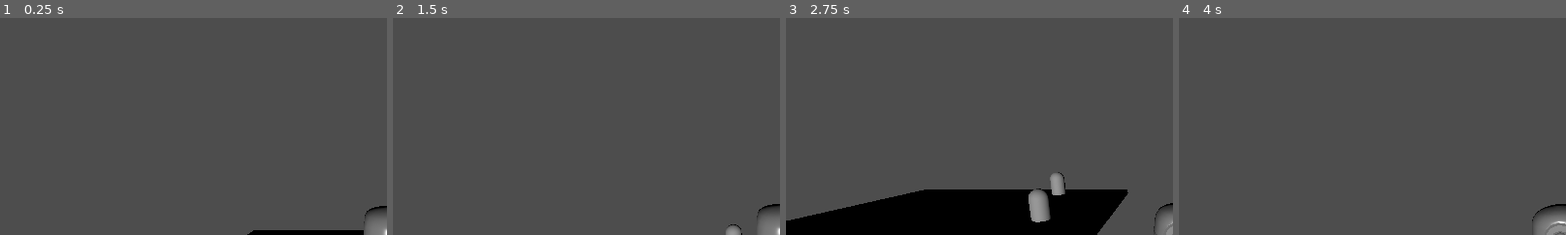
Above: before the commit, frames 1-4 (left to right).
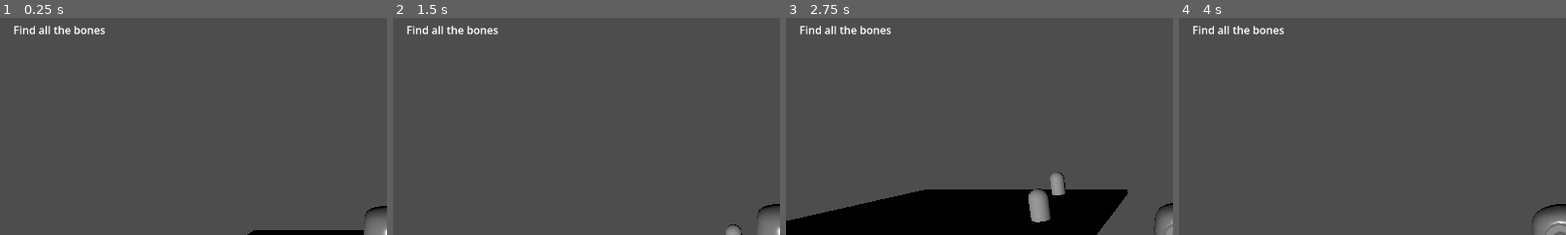
Above: after the commit, the same moments.

Repository: kyanethmoran/For-Better-or-Bones
Game: Godot game, scene res://levels/test_level.tscn
Same seed, same stepped clock (60 frames per second), same inputs: the game is played once before the commit and once after it.
Inputs:
- Up to frame 1 (0.25 s): no input
- Up to frame 2 (1.5 s): tap Enter at 0.5 s; hold D (move_right) 0.53-1.28 s; tap Space (jump) at 0.77 s; hold S (move_back) from 1.28 s (still down)
- Up to frame 3 (2.75 s): tap Space (jump) at 1.52 s; release S (move_back) at 2.03 s; hold D (move_right) from 2.03 s (still down)
- Up to frame 4 (4 s): release D (move_right) at 2.78 s; hold W (move_forward) 2.78-3.53 s; tap Space (jump) at 3.02, 3.77 s; hold A (move_left) from 3.53 s (still down)
The pictures show only the part of the screen within x 0-50%, y 6-56%; the shares and areas given below are measured in that part.

The runs differ from the first frame. In frame 1, 0.5% of the frame differs, in the area x 3-28%, y 3-8%; in frame 2, 0.5%; in frame 3, 0.5%; in frame 4, 0.5%.

Commit message:
Add basic level completion message

Diff:
--- a/scenes/ui/game_ui.gd
+++ b/scenes/ui/game_ui.gd
@@ -1,6 +1,10 @@
 extends CanvasLayer
 
 @onready var bone_counter_label: Label = $BoneCounterLabel
+@onready var objective_label: Label = $"ObjectiveLabel"
 
 func update_bone_count(amount: int ) -> void:
 	bone_counter_label.text = "Bones: " + str(amount)
+
+func show_level_complete() -> void:
+	objective_label.text = "All bones collected!"
--- a/scenes/ui/game_ui.tscn
+++ b/scenes/ui/game_ui.tscn
@@ -11,3 +11,10 @@
 offset_right = 86.0
 offset_bottom = 43.0
 text = "Bones: 0"
+
+[node name="ObjectiveLabel" type="Label" parent="." unique_id=1370489991]
+offset_left = 20.0
+offset_top = 45.0
+offset_right = 157.0
+offset_bottom = 68.0
+text = "Find all the bones"
--- a/scripts/player.gd
+++ b/scripts/player.gd
@@ -8,6 +8,7 @@
 @onready var game_ui = get_tree().current_scene.get_node("GameUI")
 
 var bones_collected: int = 0
+var total_bones_needed: int = 3
 
 func _physics_process(delta: float) -> void:
 	if not is_on_floor():
@@ -52,3 +53,7 @@
 	bones_collected += 1
 	print("Bones collected: ", bones_collected)
 	game_ui.update_bone_count(bones_collected)
+
+	if bones_collected >= total_bones_needed:
+		print("All bones collected!")
+		game_ui.show_level_complete()
